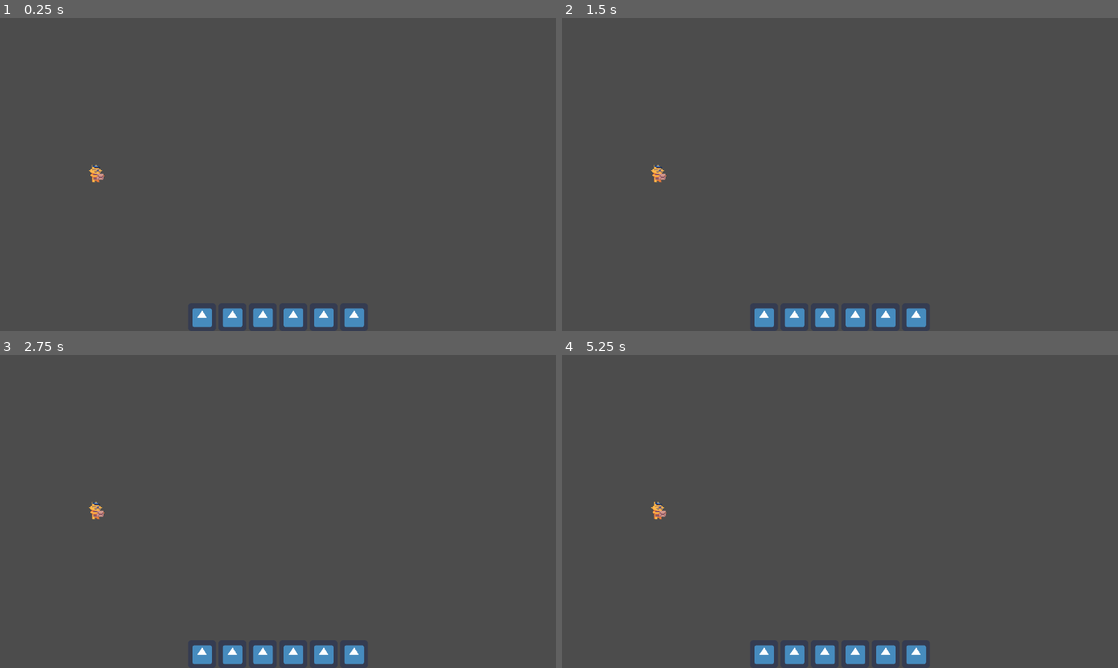
Above: before the commit, frames 1-4 (two rows, left to right).
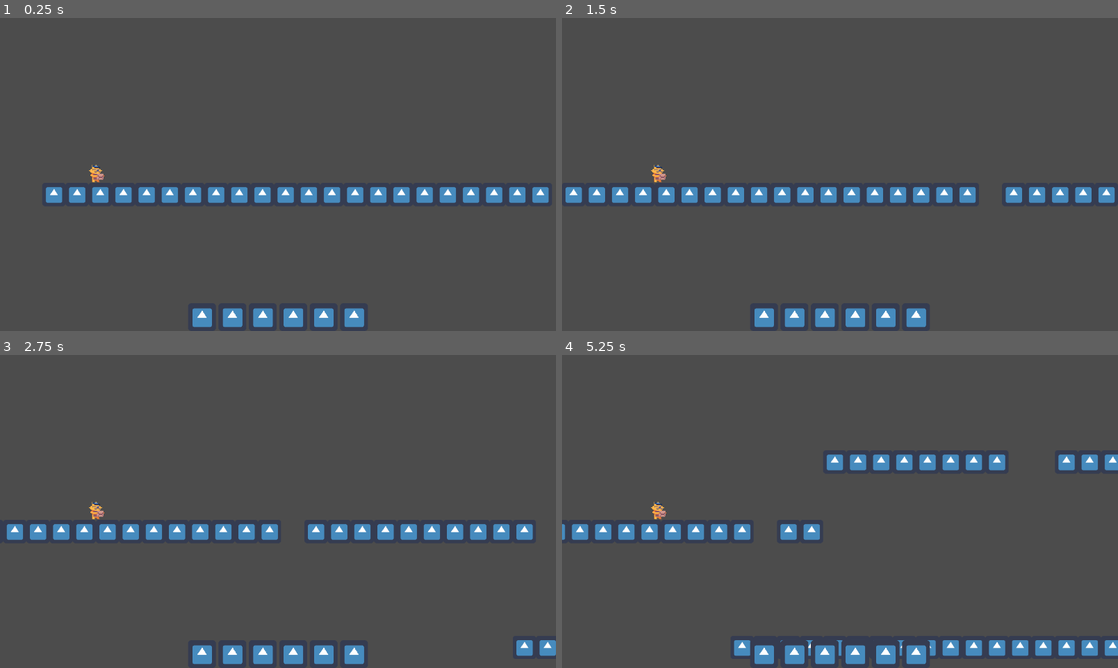
Above: after the commit, the same moments.

Repository: AledCompany/LDJam46
Game: Godot game, scene res://World.tscn
The game is run twice, just before and just after one commit, with the same random seed, the same clock (stepped at 60 frames per second) and the same inputs. The engine's default icon, where the game draws it, is replaced by a stand-in: a white triangle on a blue panel in a dark square.
Inputs (mouse positions are in pixels of both pictures, inside the frame that each line leads up to):
- Up to frame 1 (0.25 s): no input
- Up to frame 2 (1.5 s): click (762, 318) at 0.5 s; click (795, 318) at 1.25 s
- Up to frame 3 (2.75 s): click (261, 655) at 2 s
- Up to frame 4 (5.25 s): click (856, 655) at 2.75 s; click (884, 655) at 3.5 s; click (917, 655) at 4.25 s; click (762, 655) at 5 s

The runs differ from the first frame. In frame 1, 3.3% of the frame differs, in the area x 8-99%, y 54-60%; in frame 2, 3.5%; in frame 3, 3.6%; in frame 4, 4.7%, in the area x 0-100%, y 31-97%.

Commit message:
die anim

Diff:
--- a/Player.gd
+++ b/Player.gd
@@ -27,7 +27,7 @@
 	velocity.y += gravity * delta
 
 	if is_on_floor():
-		velocity.x = lerp(velocity.x , speed * direction.x, acceleration * delta)
+		velocity.x = lerp(velocity.x , speed * direction.x, 10*delta)
 		if Input.is_action_just_pressed("jump"):
 			velocity += Vector2.UP * 2000
 
--- a/Trampoline.gd
+++ b/Trampoline.gd
@@ -1,7 +1,7 @@
 extends KinematicBody2D
 
 export var y_impulse = 2000
-export var x_impulse = 3000
+export var x_impulse = 500
 
 
 # Declare member variables here. Examples:
Not shown: 2 places in World.tscn that only renumber resources
Binary file added: asset/player/die.ase
Binary file added: asset/player/die.gif
Binary file added: asset/player/die/die1.png
Binary file added: asset/player/die/die2.png
Binary file added: asset/player/die/die3.png
Binary file added: asset/player/die/die4.png
Binary file added: asset/player/die/die5.png
Binary file added: asset/player/die/die6.png
Binary file added: asset/player/die/die7.png
Binary file added: asset/player/die/die8.png
Binary file added: asset/player/die/die9.png
(and 5 more such lines)
